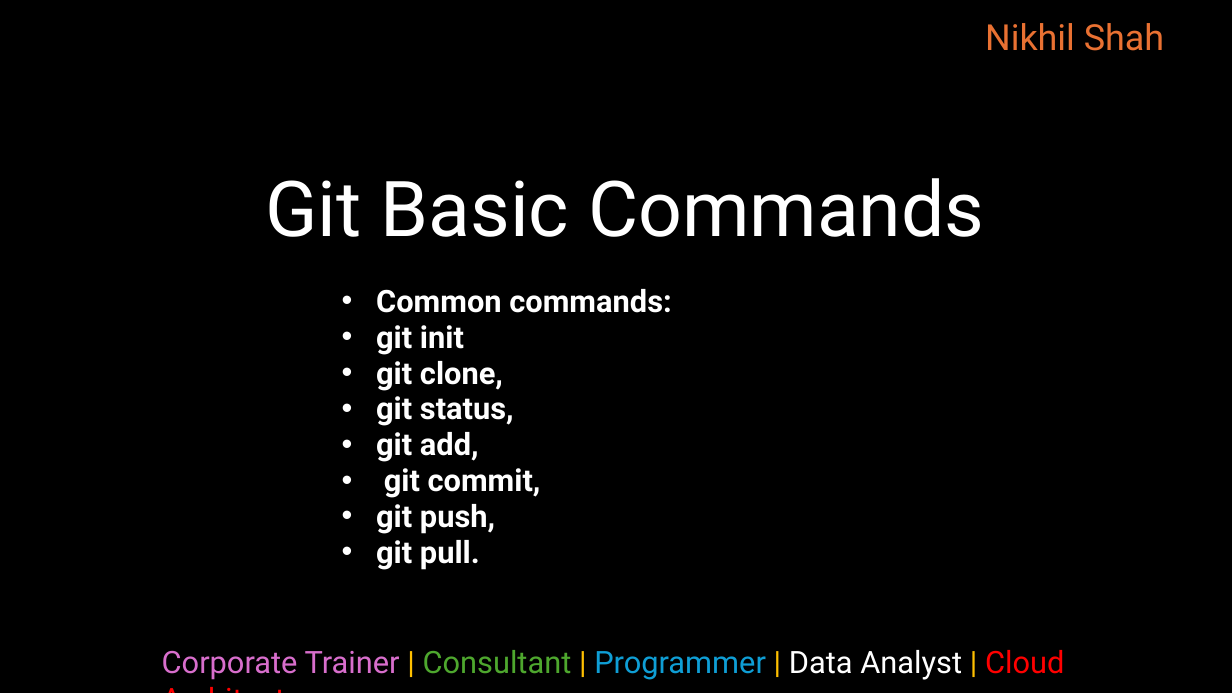
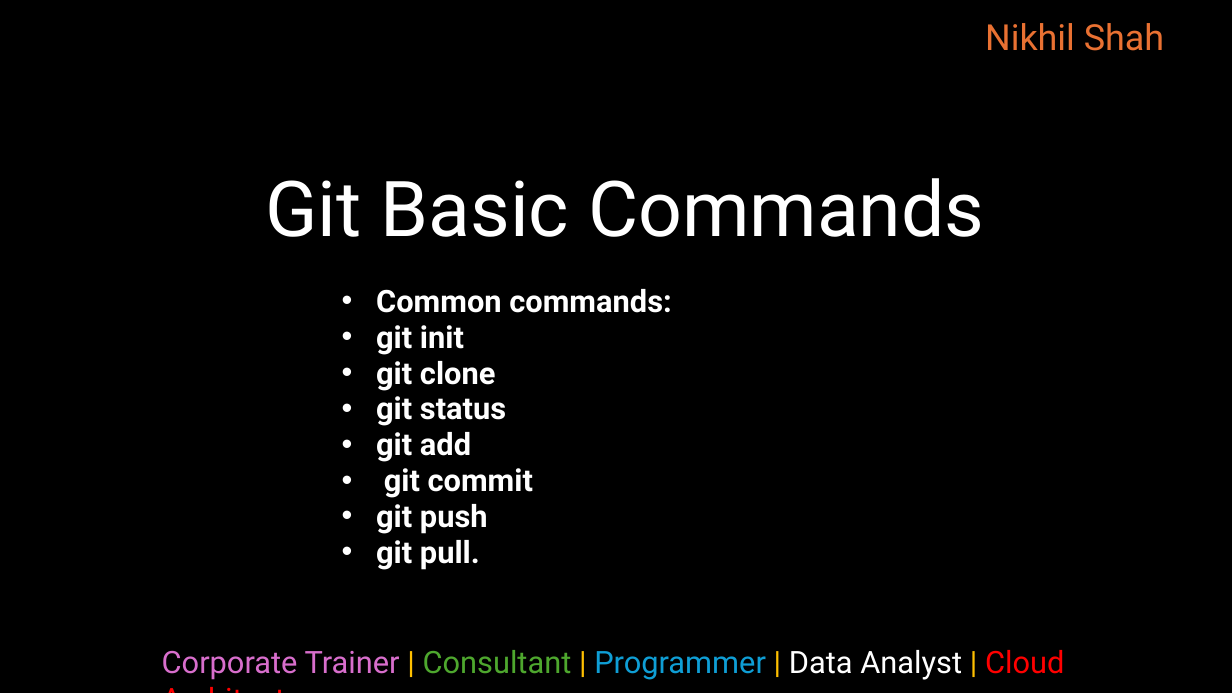
Before and after one commit to nikhilshah85/mmc_training_0725, a slide deck: slide 5 of Day 1/Git.pptx. Drawn at 1232x693 pixels with LibreOffice and Linux fonts; fonts in the diff are those of the drawing. Boxes give left, top, right and bottom in pixels: in the first picture for what was removed or moved away, otherwise in the second. Text is boxed around its words. In the diff, an @@ line names an element or a change of style, - is before the commit and + after.

Commit message:
changes to git.ppt and attendence.xlsx, added 2 sheets mumbai and gurugram

```diff
--- a/Day 1/Git.pptx
+++ b/Day 1/Git.pptx
@@ subtitle at [376, 361, 533, 534]: text changed @@
-        • git clone,
-        • git status,
-        • git add,
-        • git commit,
-        • git push,
+        • git clone
+        • git status
+        • git add
+        • git commit
+        • git push
```
Also in this commit, not shown: 1 other file.
